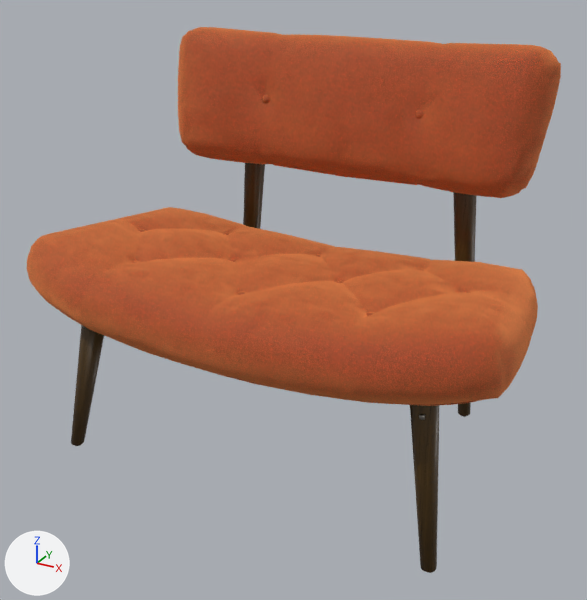
The glTF model apps/web/public/hq/models/armchair.glb: old version first, new version second.
Rendered twice from a 50 mm lens placed at (0.606, -1.113, 0.828), pointed at (0.01, -0.031, 0.287). The axes (+X, +Y, +Z) are drawn at lower left. The lights are the same throughout. The older version comes first. Where no turn or scale is listed for an object, it has been applied to the vertices.

Names of what the first picture shows: 'SheenChair_fabric', 'SheenChair_wood' and 1 more.
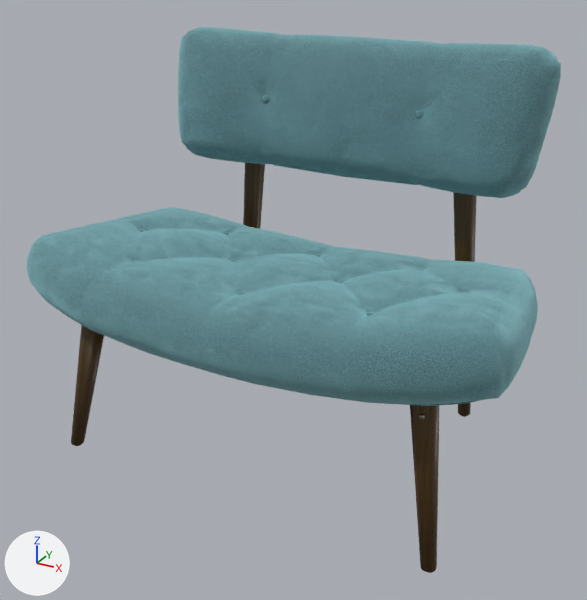
What differs and where, as boxes [x1, y1, x2, y2] in the pictures (587 x 600 px):
'SheenChair_fabric', surface changed (orange to cyan): [27, 27, 561, 406] in both

The change, as a list of edits to the scene's bpy script:
```text
Change mat_fabric_mystere_mango_velvet:
    where n0 = _N.new('ShaderNodeBsdfPrincipled'); n0.name = 'Principled BSDF'
    n0.inputs[26].default_value: (1.0, 0.329, 0.1, 1.0) -> (0.35, 0.7, 0.75, 1.0)  # 'Sheen Tint', orange #ff9b59 -> 'Sheen Tint', cyan #a0dae1
    where n2 = _N.new('ShaderNodeMix'); n2.name = 'Mix'
    n2.inputs[7].default_value: (0.883, 0.035, 0.0, 1.0) -> (0.1, 0.3, 0.36, 1.0)  # 'B', orange #f13500 -> 'B', cyan #5995a2
```
